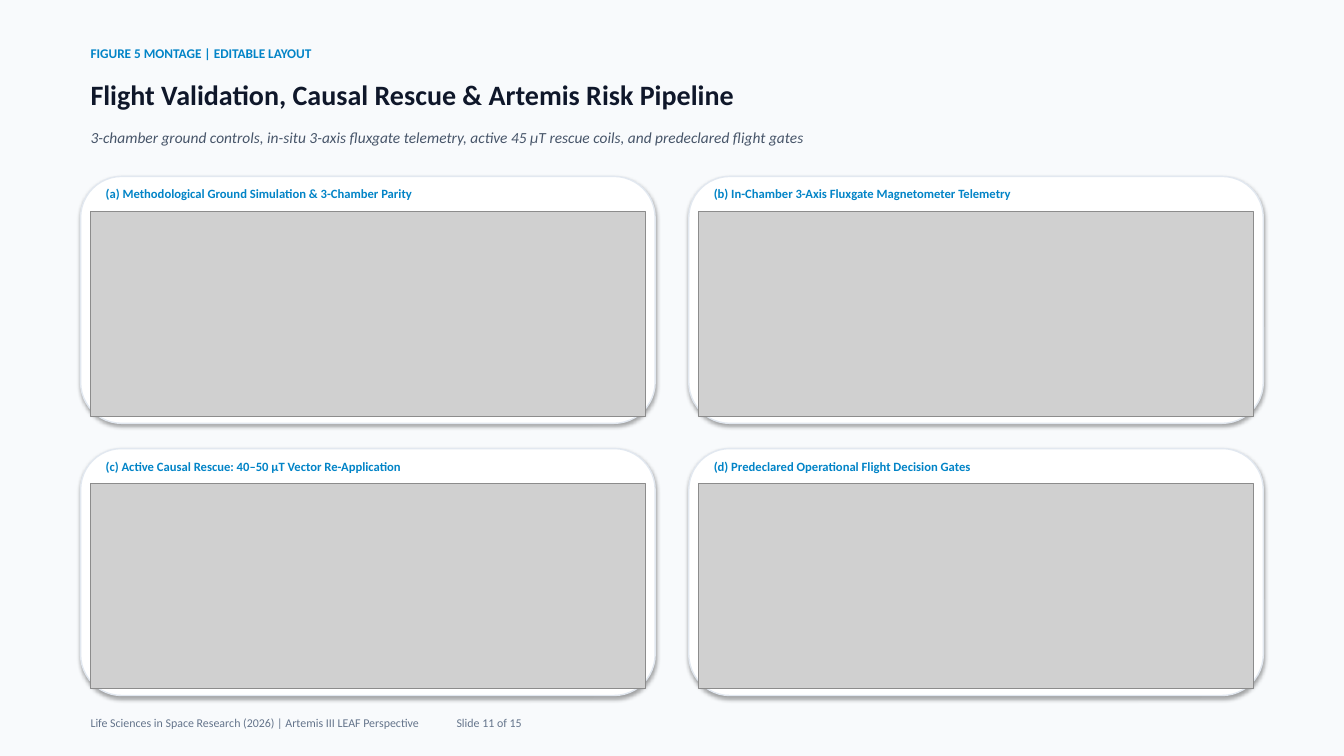
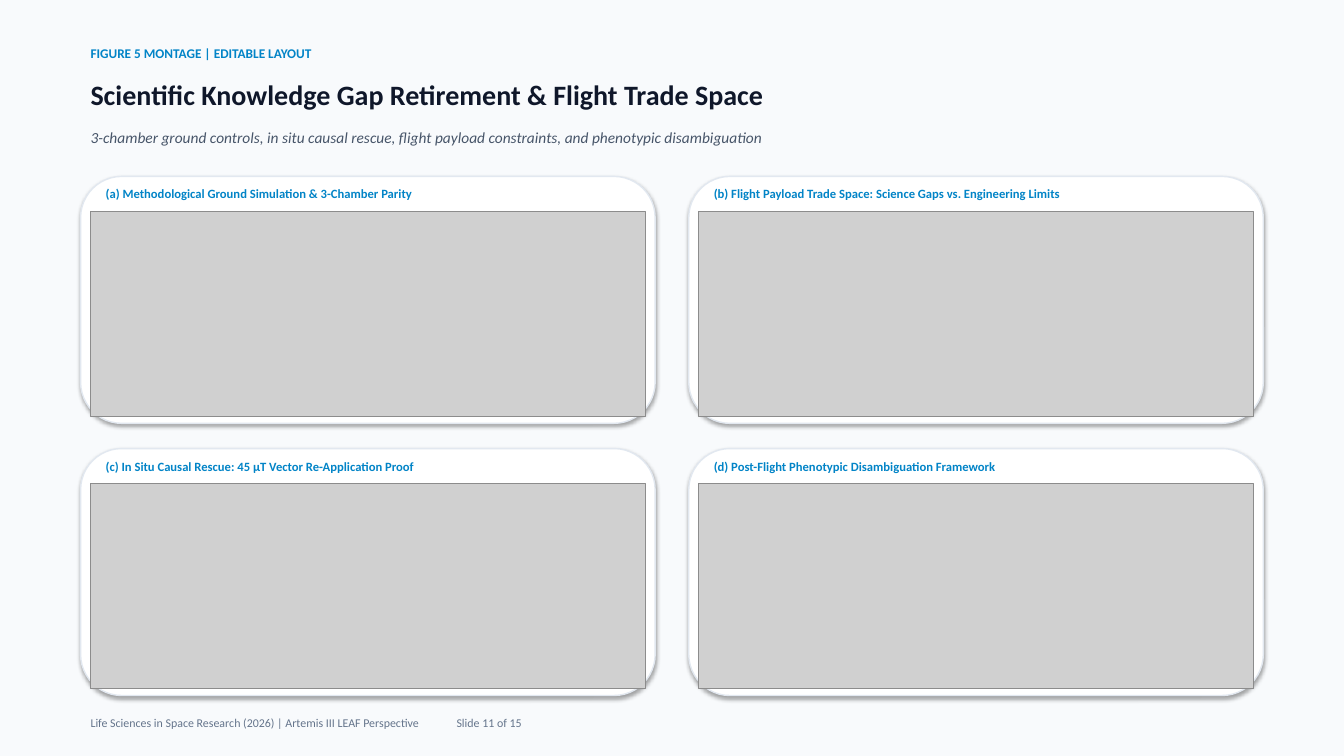
Before and after one commit to dr-richard-barker/NMF_review, a slide deck: slide 11 of Near_Null_Magnetic_Fields_Lunar_Plant_Biology_Presentation.pptx. Drawn at 1344x756 pixels with LibreOffice and Linux fonts; fonts in the diff are those of the drawing; grey boxes stand for pictures. Boxes give left, top, right and bottom in pixels: in the first picture for what was removed or moved away, otherwise in the second. Text is boxed around its words. In the diff, an @@ line names an element or a change of style, - is before the commit and + after.

```diff
--- a/Near_Null_Magnetic_Fields_Lunar_Plant_Biology_Presentation.pptx
+++ b/Near_Null_Magnetic_Fields_Lunar_Plant_Biology_Presentation.pptx
@@ text at <box>91,85,763,110</box>: text changed @@
-Flight Validation, Causal Rescue & Artemis Risk Pipeline
+Scientific Knowledge Gap Retirement & Flight Trade Space
@@ text at <box>91,132,761,146</box>: text changed @@
-3-chamber ground controls, in-situ 3-axis fluxgate telemetry, active 45 µT rescue coils, and predeclared flight gates
+3-chamber ground controls, in situ causal rescue, flight payload constraints, and phenotypic disambiguation
@@ text at <box>714,189,1060,200</box>: text changed @@
-(b) In-Chamber 3-Axis Fluxgate Magnetometer Telemetry
+(b) Flight Payload Trade Space: Science Gaps vs. Engineering Limits
@@ text at <box>106,462,414,473</box>: text changed @@
-(c) Active Causal Rescue: 40–50 µT Vector Re-Application
+(c) In Situ Causal Rescue: 45 µT Vector Re-Application Proof
@@ text at <box>714,462,995,473</box>: text changed @@
-(d) Predeclared Operational Flight Decision Gates
+(d) Post-Flight Phenotypic Disambiguation Framework
```
Also in this commit, not shown: 2 other slides changed, 44 other files.
